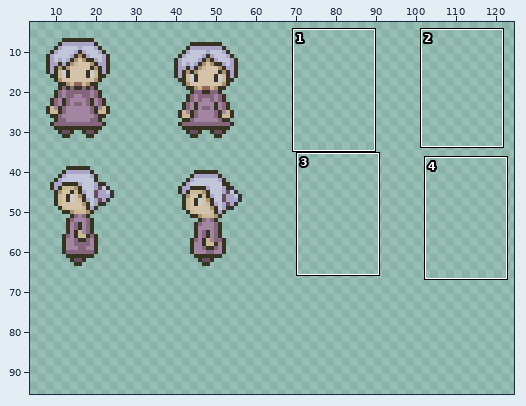
Pixel-art file, stored at assets/01_characters/03_pnjs/elisabethDeCerjeat-Sheet.aseprite. The picture above shows the old version from afar; the outline marks the close-up.
Close-up. Before the commit:
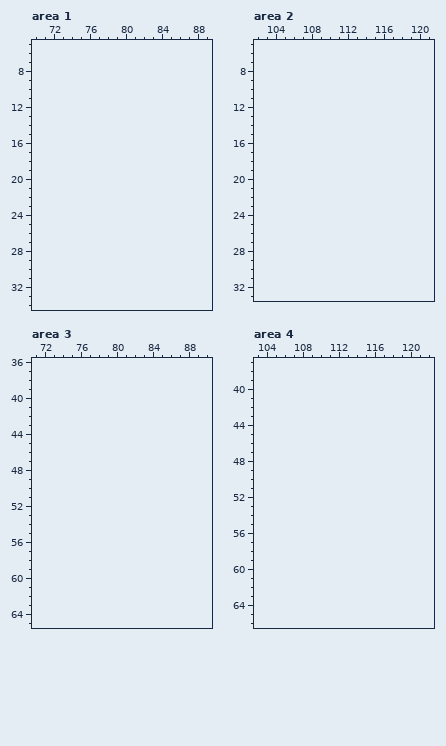
64x64 pixels, 1 frame. Shown: area 1: x 70..89, y 5..34; area 2: x 102..121, y 5..33; area 3: x 71..90, y 36..65; area 4: x 103..122, y 37..66. The old version is drawn lined up with the new one, on the new canvas. The wide view leaves out empty margins. The commit also changed other parts of the picture, which this record leaves out.
Now the later version:
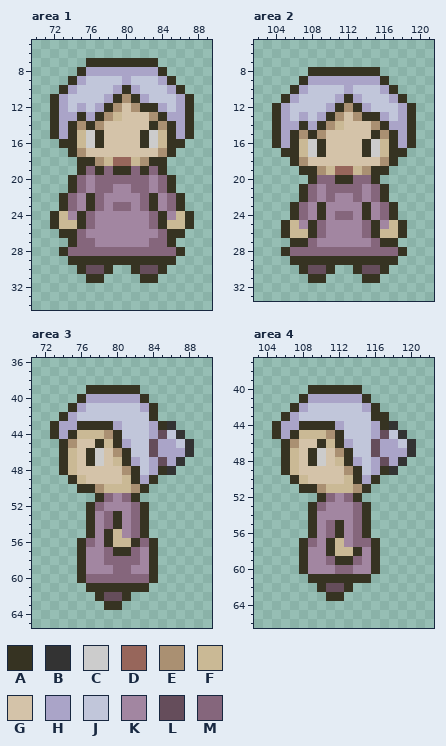
Palette (. is transparent): A #363322  B #333333  C #cccccc  D #97665b  E #aa9072  F #cab995  G #d4c3a9  H #aaa4c8  J #c1c6da  K #a286a1  L #654d5b  M #85667c
Diff:
canvas 64x64 -> 128x96
Changed rows in their new state; - is an unchanged pixel.
Area 1:
first column x 72:
 7 ----AAAAAAAA----
 8 ---AHHHHHHHHA---
 9 --AHJJJJHJJJHA--
10 -AHJJJJHAHJJJHA-
11 AHJJJJHAEAHJJJHA
12 AHJHJHAEGEAAHJHA
13 AHHAHAEFGGGEAHHA
14 AHAEAEGGGGGAEAHA
15 AHAFCAGGGGACFAHA
16 -AAFCAGGGGACFAA-
17 --AEGGGGGGGGEA--
18 ---AAEFDDFEAA---
19 ---AMAMAAMAMA---
20 --AMKMMMMMMKMA--
21 --AMKMMKKMMKMA--
22 -AMKAMKKKKMAKMA-
23 -AMKAMKMMKMAKMA-
24 AFKAMKKKKKKMAKFA
25 AFFAMKKKKKKMAFFA
26 -AAMKKKKKKKKMAA-
27 --AMMKKKKKKMMA--
28 -AMMMMMMMMMMMMA-
29 --AAAAAAAAAAAA--
30 ---ALLA--ALLA---
31 ----AA----AA----
Area 2:
first column x 104:
 8 ----AAAAAAAA----
 9 ---AHHHHHHHHA---
10 --AHJJJJHJJJHA--
11 -AHJJJJHAHJJJHA-
12 AHJJJJHAEAHJJJHA
13 AHJHJHAEGEAAHJHA
14 AHHAHAEFGGGEAHHA
15 AHAEAEGGGGGAEAHA
16 AHAFCAGGGGACFAHA
17 -AAFCAGGGGACFAA-
18 --AEGGGGGGGGEA--
19 ---AAEFDDFEAA---
20 ----AMMAAMMA----
21 ---AMKMMMMKMA---
22 ---AMKMKKMKMA---
23 --AMKAKKKKAKMA--
24 --AMKAKMMKAKMA--
25 -AFKAMKKKKMAKFA-
26 -AFFAMKKKKMAFFA-
27 --AAMKKKKKKMAA--
28 -AMMMMMMMMMMMMA-
29 --AAAAAAAAAAAA--
30 ---ALLA--ALLA---
31 ----AA----AA----
Area 3:
first column x 73:
39 ----AAAAAA------
40 ---AHHHHHHA-----
41 --AHJJJJJJHA----
42 -AHJJJJJJJJA----
43 AHHAAAAHJJJHAB--
44 AHAFFFEAJJJHLJB-
45 -AEGGAFAHJJLHHJB
46 -AFGACGEAJJLHHHB
47 -AFGACGFAHJHLHB-
48 -AFGGGGGEAJHAB--
49 --AFGGGGFAHA----
50 ---AAEFFFEA-----
51 -----AMKMA------
52 ----AMKKKMA-----
53 ----AKMAKMA-----
54 ----AKMAKMA-----
55 ----AKAFKMA-----
56 ---AMKAFFAMA----
57 ---AKKMAAMKA----
58 ---AKKMMMMKA----
59 ---AKKKMMKKA----
60 ---AMMMMMMMA----
61 ----AAAAAAA-----
62 -----ALLA-------
63 ------AA--------
Area 4:
first column x 105:
40 ----AAAAAA------
41 ---AHHHHHHA-----
42 --AHJJJJJJHA----
43 -AHJJJJJJJJAA---
44 AHHAAAAHJJJHAB--
45 AHAFFFEAJJJHLJB-
46 -AEGGAFAHJJLHHJB
47 -AFGACGEAJJLHHHB
48 -AFGACGFAHJHLHB-
49 -AFGGGGGEAJHAB--
50 --AFGGGGFAHA----
51 ---AAEFFFEA-----
52 -----AMKMA------
53 ----AMKKKMA-----
54 ----AKKKKMA-----
55 ----AKMAKMA-----
56 ----AKMAKMA-----
57 ---AMKAFKMMA----
58 ---AKKAFFAKA----
59 ---AKKMAAMKA----
60 ---AKKKMMKKA----
61 ----AAAAAAA-----
62 -----ALLA-------
63 ------AA--------
Where, in picture pixels (left, top, right, bottom), the same in both close-ups:
added: (50, 58, 194, 283)
added: (272, 67, 416, 283)
added: (50, 385, 194, 610)
added: (272, 385, 416, 601)
